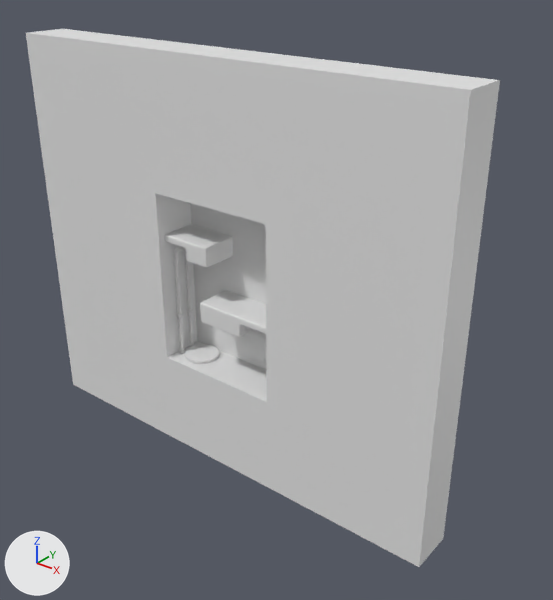
Before and after pictures for a commit that changed the Blender file development/flash/assets/levels/013/013.blend.
One viewpoint serves both versions: a 50 mm lens placed at (30.9, -33.1, 20.9), pointed at (3.1, 1.6, -0.6). The lights are fixed; the arrows at lower left show +X, +Y and +Z. Materials are left out; every surface is plain grey.

Names of what the first picture shows: 'LEVEL_15'.
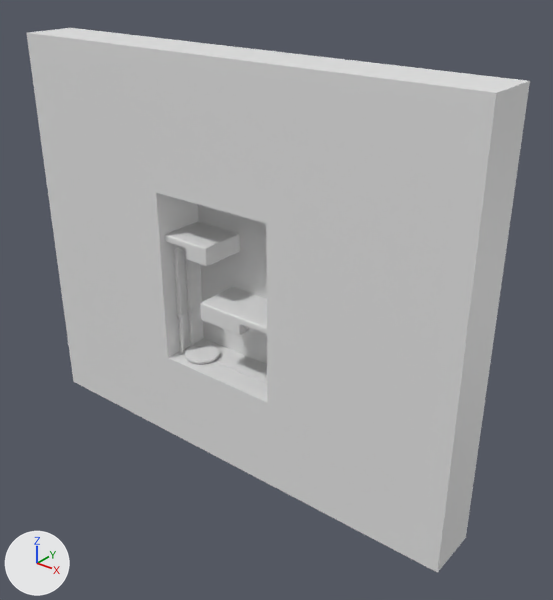
Boxes (x1, y1, x2, y2) around the edits, measured in the pictures (553 x 600 px; the box of a moved part takes in the faces that stretch with it):
'LEVEL_15', reshaped (6% wider): before (26, 29, 500, 567); after (27, 28, 530, 573)
part 1 of me_level_15, moved or reshaped: before (168, 341, 267, 402); after (168, 338, 267, 402)
part 2 of me_level_15, moved or reshaped: before (26, 29, 500, 567); after (27, 28, 530, 573)

The edits, one by one:
me_level_15 is used by ob_level_15; location (0.46, -0.14, 1.02).
me_level_15 had 3563 vertices, 3404 faces and spanned x -16.0..16.0, y -1.5..2.4, z -13.7..13.7.
me_level_15 now has 3563 vertices, 3404 faces and spans x -16.0..17.1, y -1.5..3.7, z -13.4..13.7.
me_level_15 part 1: the loose piece of 5 vertices spanning x -4.4..4.5, y -1.5..1.5, z -6.9 is scaled about its middle by (1, 1.2, 1), then moved by (0.0, 0.4, -0.1).
me_level_15 part 2: 287 of 3563 vertices moved; they spanned x -16.0..16.0, y -1.5..2.4, z -13.7..13.7 and now span x -16.0..17.1, y -1.5..3.7, z -13.4..13.7; mean shift (0.1, 0.3, 0.1); largest move (16.0, 1.5, -13.7) -> (17.1, 2.1, -13.4).
